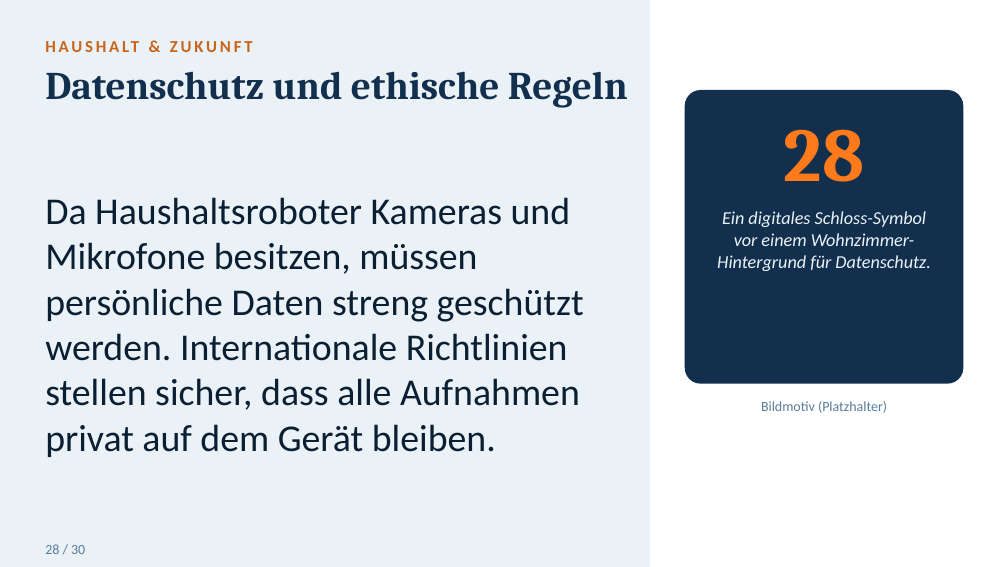
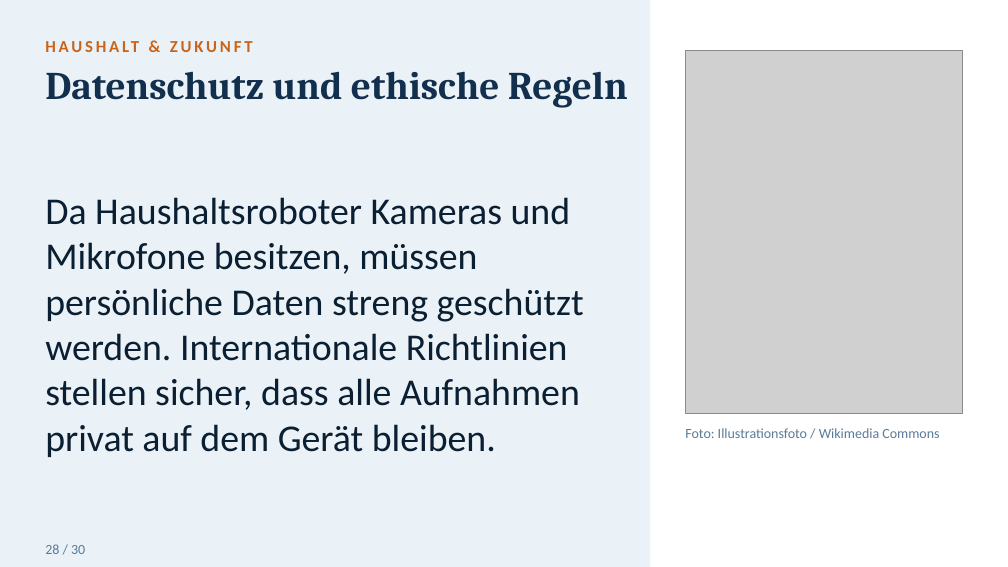
Before and after one commit to toshkaraf/tagesf-rderst-tte, a slide deck: slide 29 of Humanoide_Roboter_gross.pptx. Drawn at 1008x567 pixels with LibreOffice and Linux fonts; fonts in the diff are those of the drawing; grey boxes stand for pictures. Boxes give left, top, right and bottom in pixels: in the first picture for what was removed or moved away, otherwise in the second. Text is boxed around its words. In the diff, an @@ line names an element or a change of style, - is before the commit and + after.

```diff
--- a/Humanoide_Roboter_gross.pptx
+++ b/Humanoide_Roboter_gross.pptx
@@ picture added at [685, 50, 963, 413] @@
@@ rounded rectangle removed at [685, 91, 963, 383] @@
@@ text removed at [784, 129, 864, 182] @@
-28
@@ text removed at [717, 211, 930, 271] @@
-Ein digitales Schloss-Symbol vor einem Wohnzimmer-Hintergrund für Datenschutz.
@@ text removed at [761, 401, 887, 413] @@
-Bildmotiv (Platzhalter)
@@ text added at [685, 428, 939, 438], 10 pt, text #5B7C99 @@
+Foto: Illustrationsfoto / Wikimedia Commons
```
Also in this commit, not shown: 12 other slides changed.
